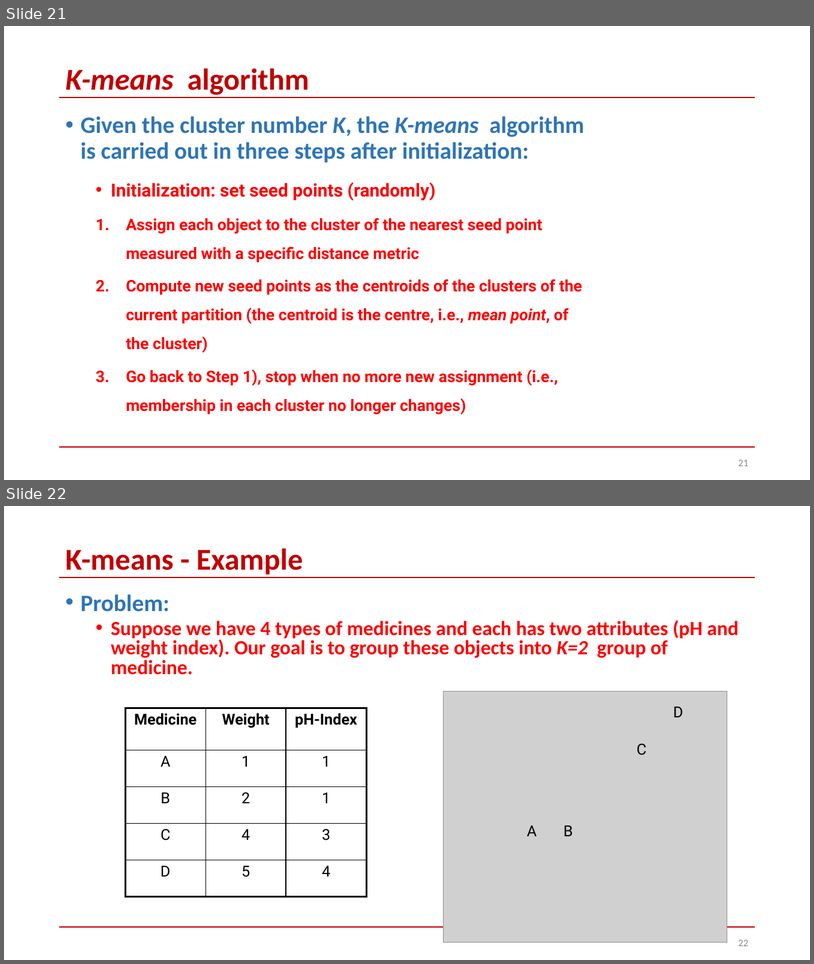
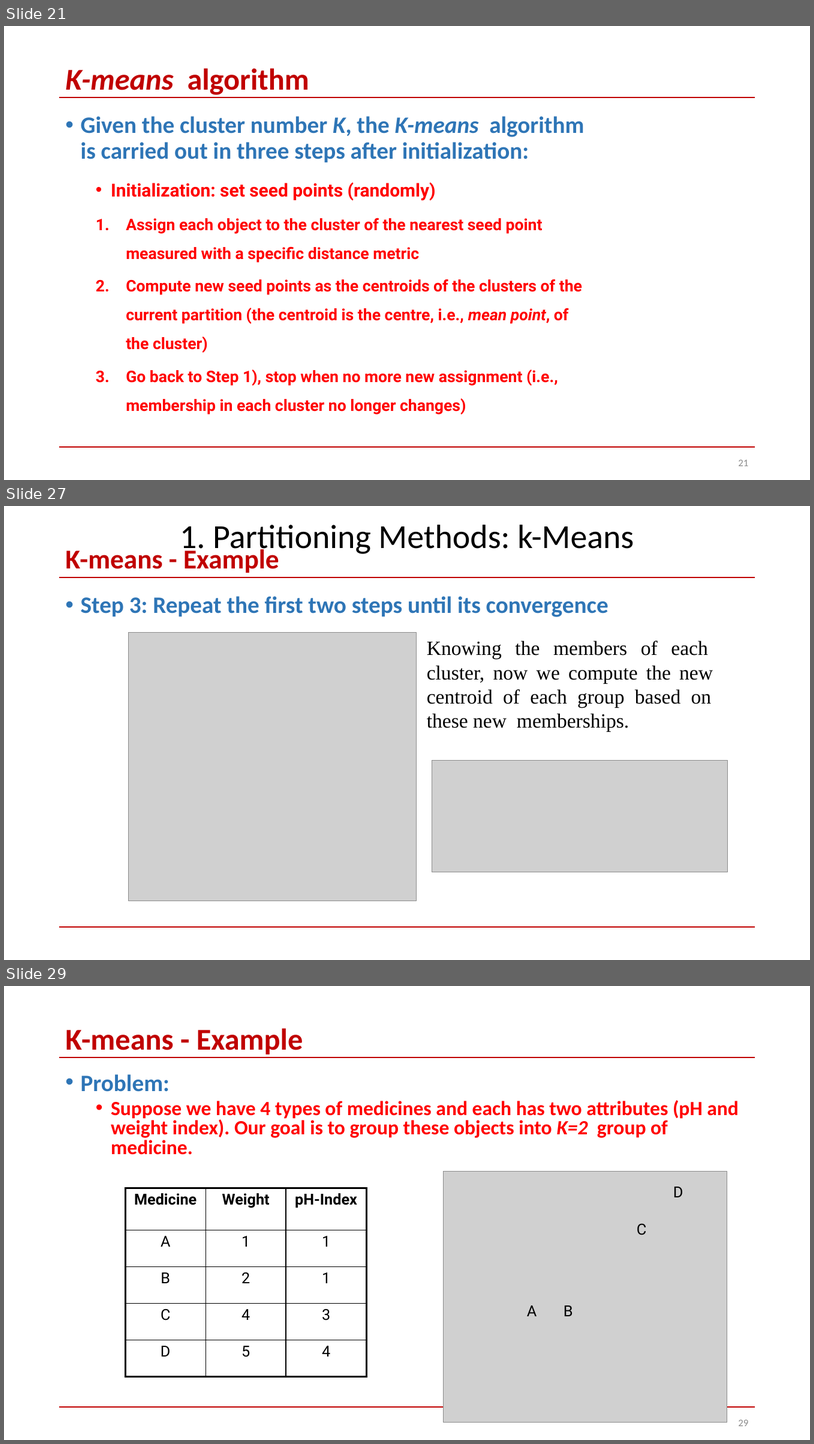
Before and after one commit to skysumitkumar/Du_Mca, a slide deck: 3rd_semester/Data_Science_with_python/PPT/Unit_4/Clustering-Part1.pptx. Shown one above the other, each under a label of ours: slides 21 and 22 before the commit, slides 21, 27 and 29 after it; the slides between them are not shown. The pictures are 814x964 and 814x1444 pixels, drawn with LibreOffice and Linux fonts; fonts in the diff are those of the drawing; grey boxes stand for pictures. Boxes give left, top, right and bottom in pixels: in the first picture for what was removed or moved away, otherwise in the second. Text is boxed around its words. In the diff, an @@ line names an element or a change of style, - is before the commit and + after.

Commit message:
k-means_change

```diff
--- a/3rd_semester/Data_Science_with_python/PPT/Unit_4/Clustering-Part1.pptx
+++ b/3rd_semester/Data_Science_with_python/PPT/Unit_4/Clustering-Part1.pptx
@@ slide 27 added at [4,506,810,960], background #FFFFFF; not listed: 2 template elements that a slide beside it also shows @@
@@ text added at [180,525,634,556], 40 pt, text #000000 @@
+1. Partitioning Methods: k-Means
@@ title added at [65,546,279,573], 32.4 pt, text #C00000, bold @@
+K-means - Example
@@ text added at [81,596,609,617], 28 pt, text #2E75B6, bold @@
+• Step 3: Repeat the first two steps until its convergence
@@ picture added at [129,633,417,901] @@
@@ text added at [427,640,713,732], 24 pt, text #000000 @@
+Knowing the members of each cluster, now we compute the new centroid of each group based on these new memberships.
@@ picture added at [432,760,728,871] @@
@@ what was slide 22 is now slide 29 @@
@@ page number at [738,1419,749,1426]: text changed @@
-22
+29
```
Also in this commit, not shown: 1 slide changed, 6 other slides added.
